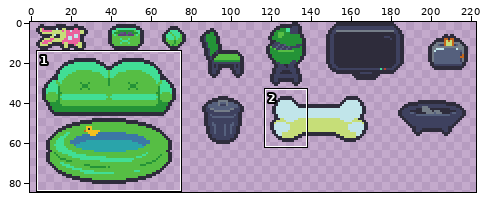
Pixel-art file -- Assets/Sprites/furniture/Furniture.aseprite. Above, an overview of the earlier version with the close-up marked.
Close-up. Before the edit:
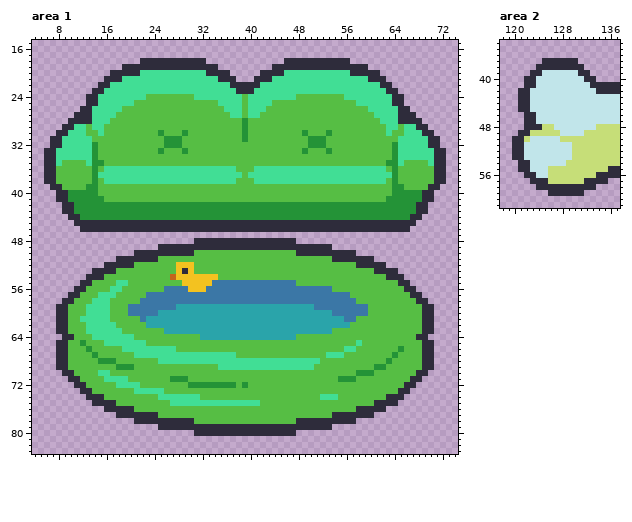
256x256 pixels, 1 frame. Shown: area 1: x 4..74, y 15..83; area 2: x 118..137, y 34..61. The wide view leaves out empty margins. The commit also changed other parts of the picture, which this record leaves out.
And afterwards:
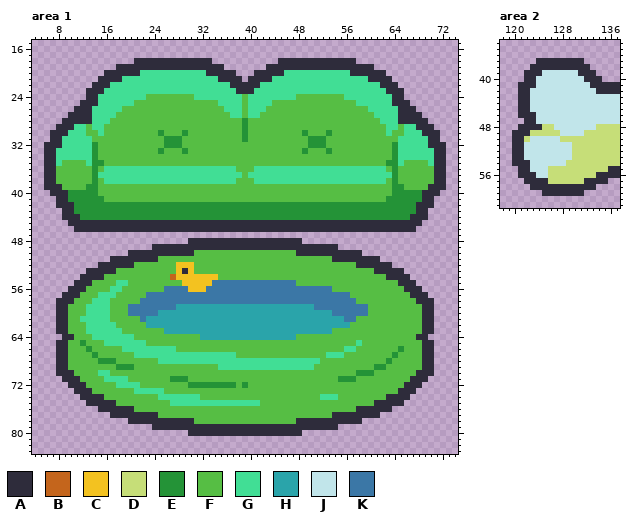
Palette (. is transparent): A #2e2c3b  B #c4651c  C #f3c220  D #c6de78  E #249337  F #56be44  G #41de95  H #2aa4aa  J #c1e5ea  K #3b77a6
Commit: fills in furniture outlines
Edits made:
Changed rows in their new state; - is an unchanged pixel.
Area 1, layer "outlines":
first column x 6:
18 ---------------A-----------A-----------A-----------A---------------
19 ------------A----------------A-------A----------------A------------
20 ----------A--------------------A---A--------------------A----------
21 ---------A----------------------A-A----------------------A---------
22 --------A-------------------------------------------------A--------
23 -------A---------------------------------------------------A-------
25 ------A-----------------------------------------------------A------
26 -----A-------------------------------------------------------A-----
27 ----A---------------------------------------------------------A----
28 ---A-----------------------------------------------------------A---
29 --A-------------------------------------------------------------A--
30 -A---------------------------------------------------------------A-
32 A-----------------------------------------------------------------A
first column x 6:
39 A-----------------------------------------------------------------A
40 -A---------------------------------------------------------------A-
42 --A-------------------------------------------------------------A--
44 ---A-----------------------------------------------------------A---
45 ----A---------------------------------------------------------A----
46 -----A-------------------------------------------------------A-----
48 ------------------------A-----------------A------------------------
49 ------------------A-----------------------------A------------------
50 --------------A-------------------------------------A--------------
51 -----------A-------------------------------------------A-----------
52 ---------A-----------------------------------------------A---------
53 -------A---------------------------------------------------A-------
54 ------A-----------------------------------------------------A------
55 -----A-------------------------------------------------------A-----
56 ----A---------------------------------------------------------A----
57 ---A-----------------------------------------------------------A---
58 --A-------------------------------------------------------------A--
first column x 8:
70 A-------------------------------------------------------------A
71 -A-----------------------------------------------------------A-
72 --A---------------------------------------------------------A--
73 ---A-------------------------------------------------------A---
74 ----A-----------------------------------------------------A----
75 -----A---------------------------------------------------A-----
76 -------A-----------------------------------------------A-------
77 ---------A-------------------------------------------A---------
78 ------------A-------------------------------------A------------
79 ----------------A-----------------------------A----------------
80 ----------------------A-----------------A----------------------
Area 2, layer "outlines":
first column x 121:
37 ---A------A---
38 --A--------A--
39 -A----------A-
40 -------------A
41 A-------------
first column x 120:
46 -A
48 -A
49 A-
first column x 120:
54 A-----
56 -A----
57 --A---
58 ---A--
59 -----A
